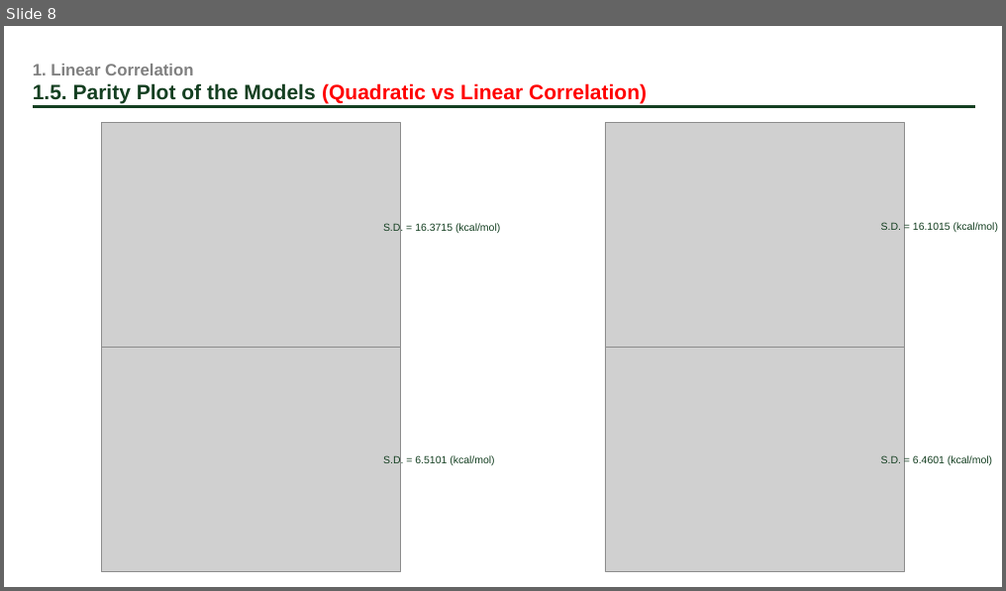
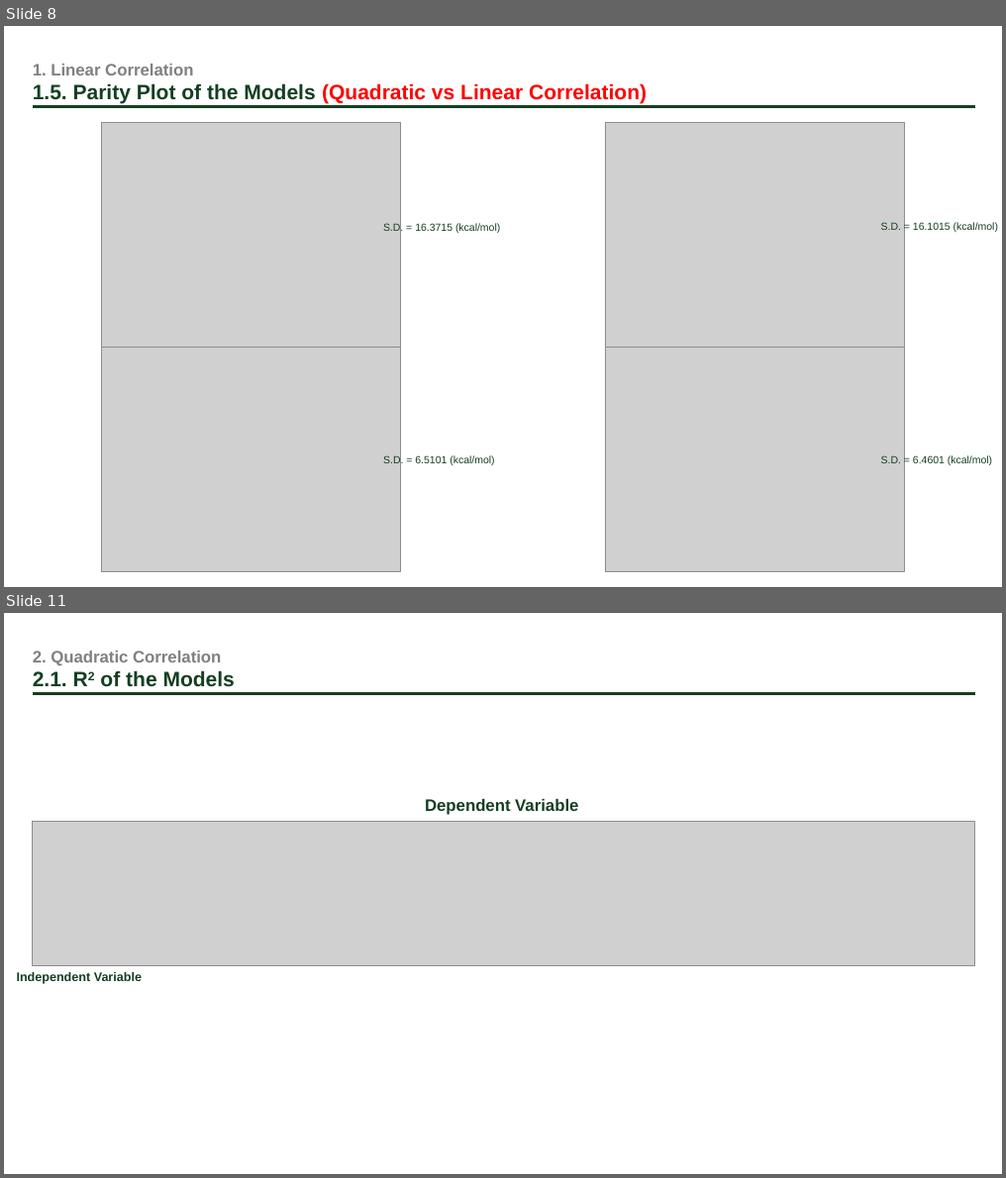
Before and after one commit to jadenlee99/KimLab_CSU, a slide deck: presentation/240801_KimGroup.pptx. Shown one above the other, each under a label of ours: slide 8 before the commit, slides 8 and 11 after it; the slides between them are not shown. The pictures are 1006x591 and 1006x1178 pixels, drawn with LibreOffice and Linux fonts; fonts in the diff are those of the drawing; grey boxes stand for pictures. Boxes give left, top, right and bottom in pixels: in the first picture for what was removed or moved away, otherwise in the second. Text is boxed around its words. In the diff, an @@ line names an element or a change of style, - is before the commit and + after.

```diff
--- a/presentation/240801_KimGroup.pptx
+++ b/presentation/240801_KimGroup.pptx
@@ slide 11 added at [4,613,1002,1174], background #FFFFFF @@
@@ text added at [33,651,235,687], 16 pt, text #808080, bold @@
+2. Quadratic Correlation
+2.1. R2 of the Models
@@ line added from (33, 694) to (975, 694), #143F21 2.25 pt @@
@@ text added at [425,799,578,815], 16 pt, text #143F21, bold @@
+Dependent Variable
@@ picture added at [32,822,974,966] @@
@@ text added at [17,972,142,984], 12 pt, text #143F21, bold @@
+Independent Variable
```
Also in this commit, not shown: 4 slides changed, 2 other slides added, 14 other files.
